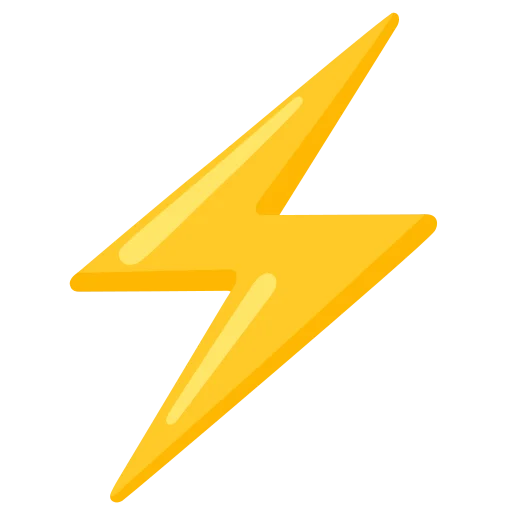
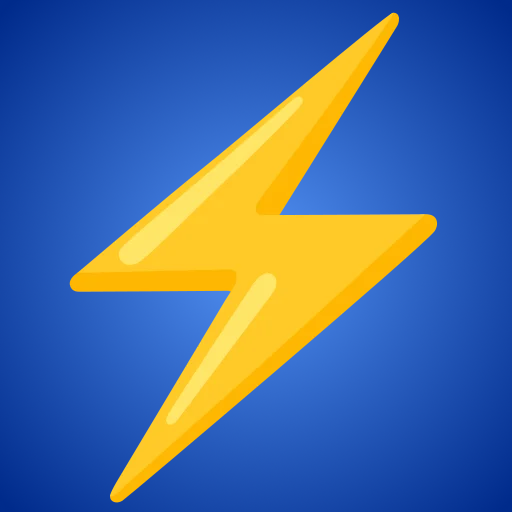
Layer changes from the first 512 × 512 image to the second:
added layer "Layer" above "Background" over box(0, 0, 512, 512)
